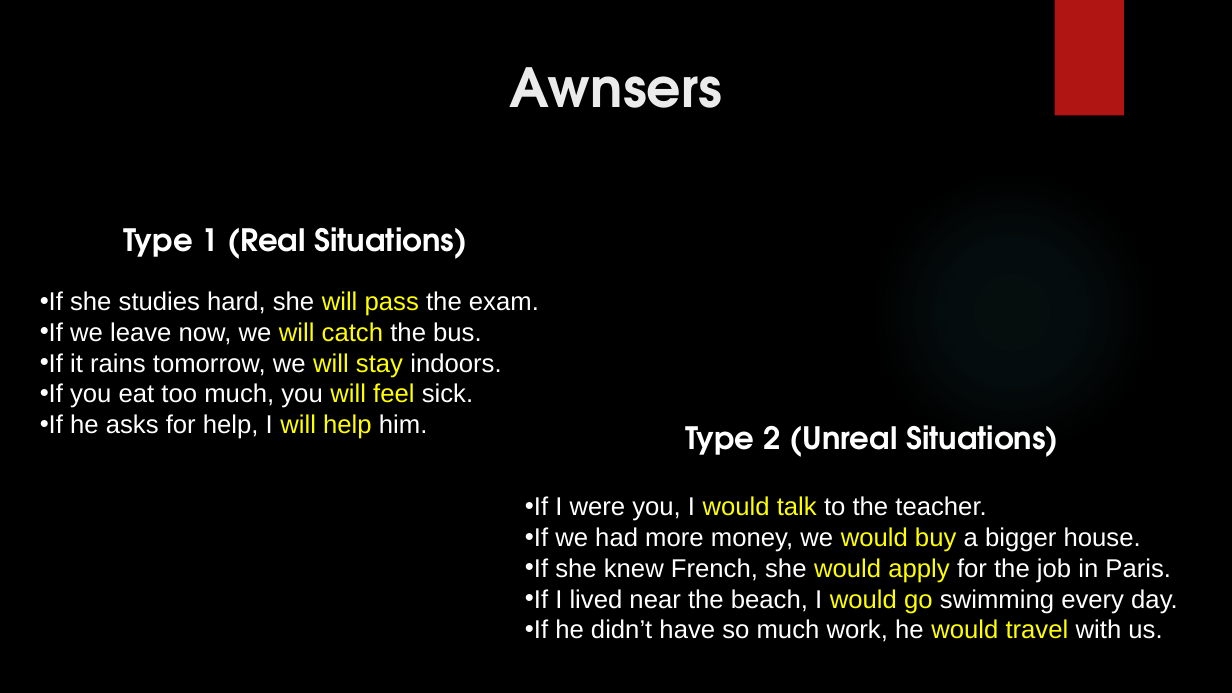
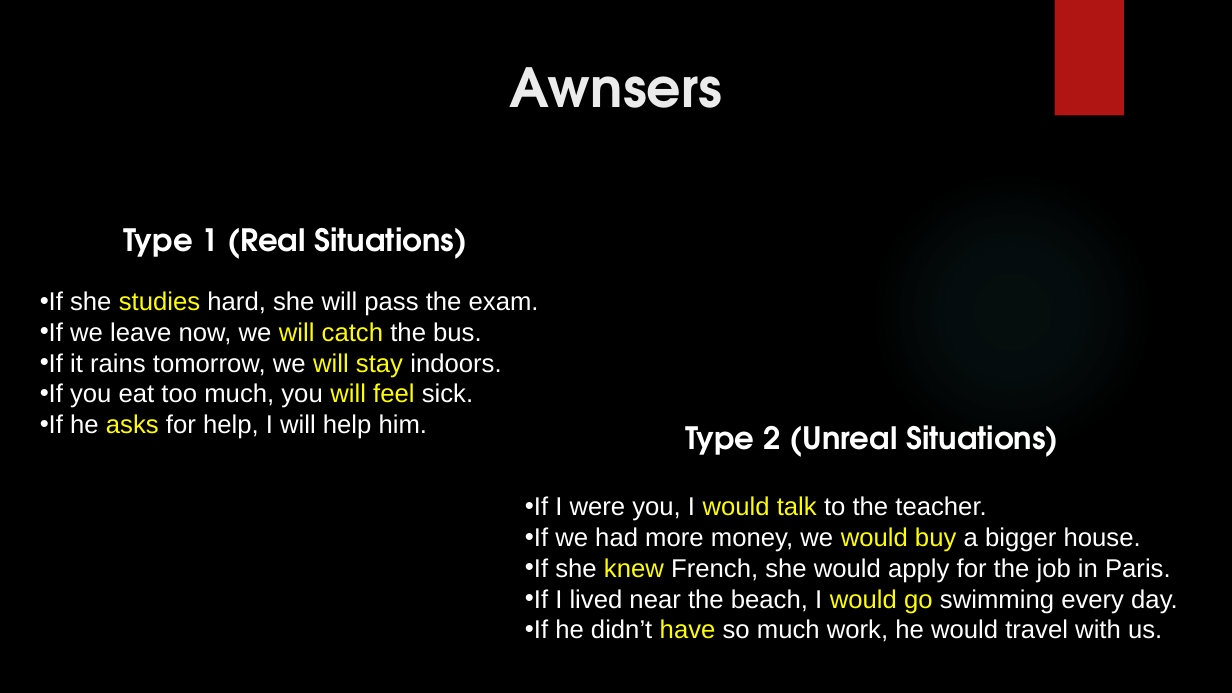
Before and after one commit to Lugan4588/schl, a slide deck: slide 9 of Conditional Sentences Type 1+2.pptx. Drawn at 1232x693 pixels with LibreOffice and Linux fonts; fonts in the diff are those of the drawing; background and template pictures are left out. Boxes give left, top, right and bottom in pixels: in the first picture for what was removed or moved away, otherwise in the second. Text is boxed around its words. In the diff, an @@ line names an element or a change of style, - is before the commit and + after.

```diff
--- a/Conditional Sentences Type 1+2.pptx
+++ b/Conditional Sentences Type 1+2.pptx
@@ text at box(40, 291, 539, 439): text colour #FFFFFF to #FFFF00 in "studies", "asks"; text colour #FFFF00 to #FFFFFF in "will pass", "will help" @@
@@ text at box(525, 558, 1171, 642): text colour #FFFFFF to #FFFF00 in "knew", "have"; text colour #FFFF00 to #FFFFFF in "would apply", "would travel" @@
```
Also in this commit, not shown: 2 other slides changed, 1 slide added.
